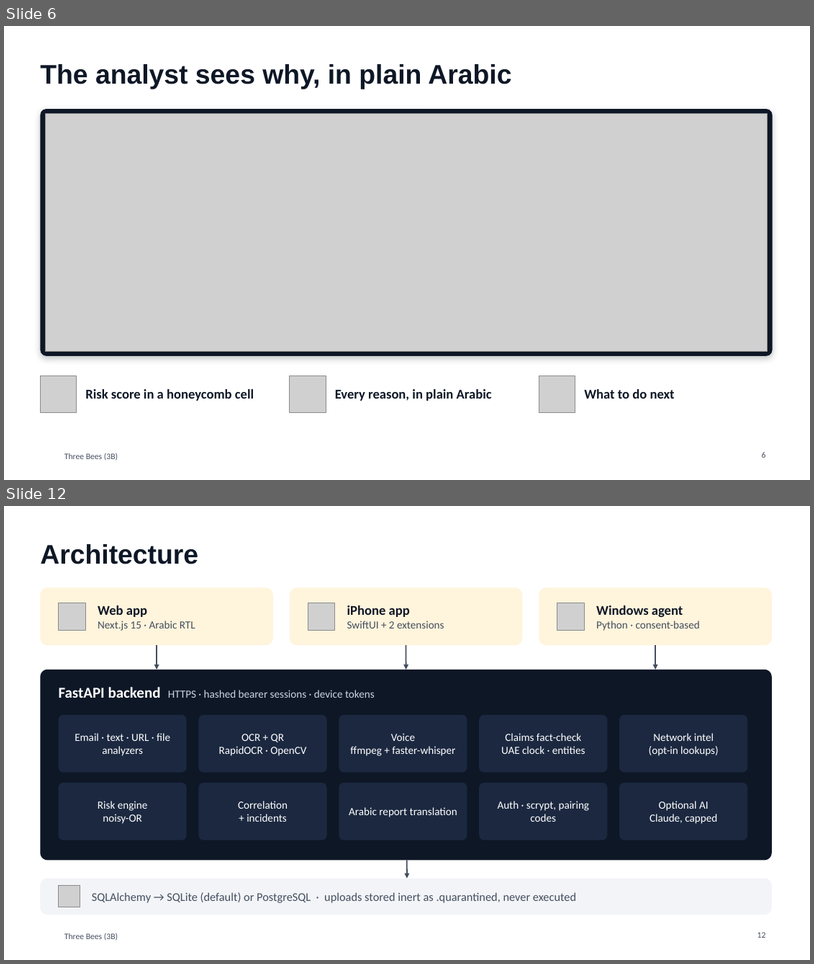
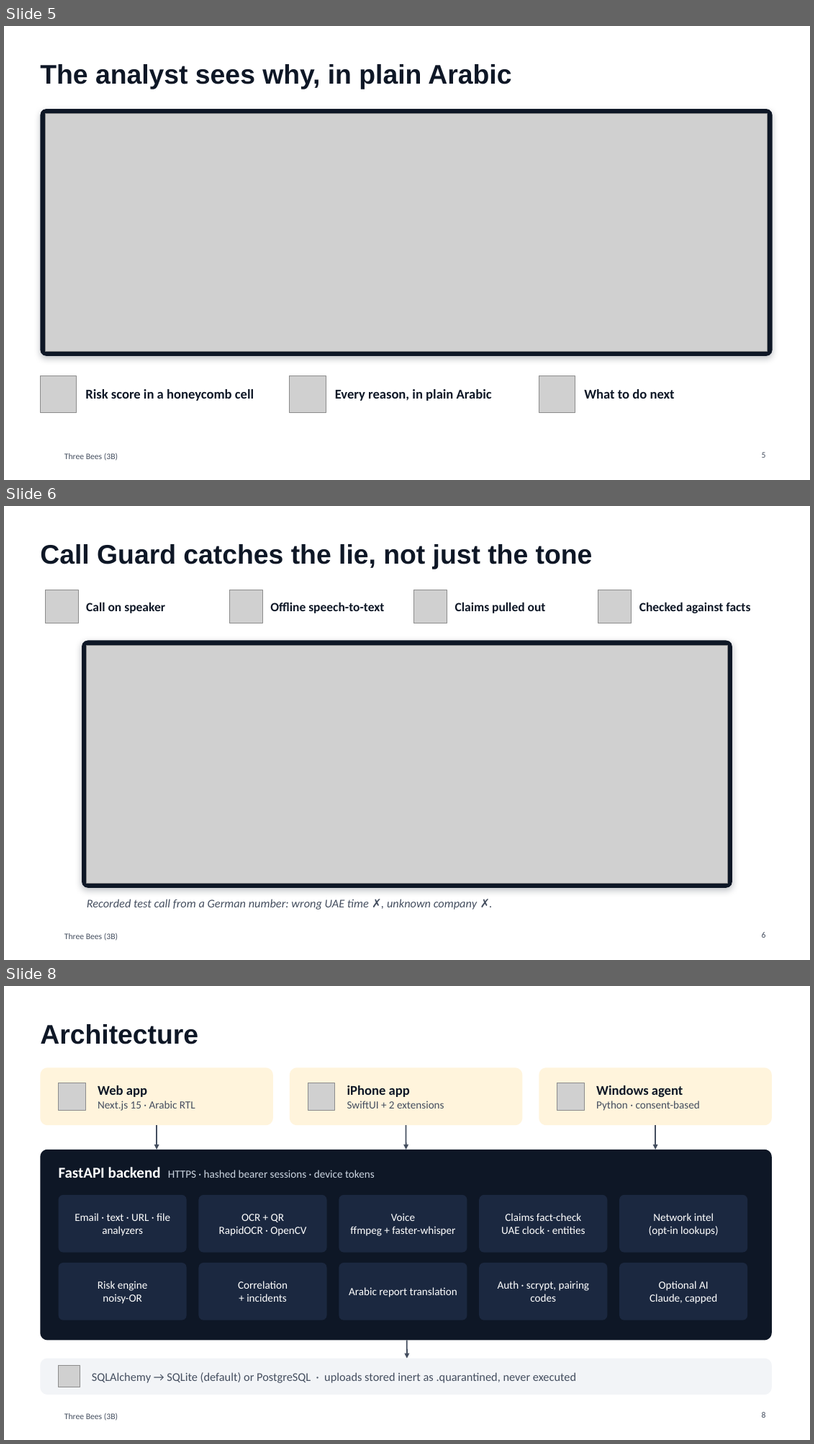
Before and after one commit to Mezx-1/three-bees, a slide deck: docs/presentation/ThreeBees_3B.pptx. Shown one above the other, each under a label of ours: slides 6 and 12 before the commit, slides 5, 6 and 8 after it; the slides between them are not shown. The pictures are 814x964 and 814x1444 pixels, drawn with LibreOffice and Linux fonts; fonts in the diff are those of the drawing; grey boxes stand for pictures; background and template pictures are left out. Boxes give left, top, right and bottom in pixels: in the first picture for what was removed or moved away, otherwise in the second. Text is boxed around its words. In the diff, an @@ line names an element or a change of style, - is before the commit and + after.

```diff
--- a/docs/presentation/ThreeBees_3B.pptx
+++ b/docs/presentation/ThreeBees_3B.pptx
@@ slide 6 added at (x1=4, y1=506, x2=810, y2=960), background #FFFFFF; not listed: 1 template element that a slide beside it also shows @@
@@ title added at (x1=40, y1=544, x2=593, y2=569), 32 pt, text #0E1726, bold @@
+Call Guard catches the lie, not just the tone
@@ picture added at (x1=45, y1=590, x2=78, y2=623) @@
@@ picture added at (x1=229, y1=590, x2=263, y2=623) @@
@@ picture added at (x1=414, y1=590, x2=448, y2=623) @@
@@ picture added at (x1=599, y1=590, x2=632, y2=623) @@
@@ text added at (x1=86, y1=602, x2=165, y2=613), 15 pt, text #0E1726, bold @@
+Call on speaker
@@ text added at (x1=270, y1=602, x2=384, y2=613), 15 pt, text #0E1726, bold @@
+Offline speech-to-text
@@ text added at (x1=455, y1=602, x2=546, y2=613), 15 pt, text #0E1726, bold @@
+Claims pulled out
@@ text added at (x1=640, y1=602, x2=751, y2=613), 15 pt, text #0E1726, bold @@
+Checked against facts
@@ rounded rectangle added at (x1=82, y1=641, x2=733, y2=888), fill #0E1726 @@
@@ picture added at (x1=87, y1=645, x2=728, y2=883) @@
@@ text added at (x1=87, y1=898, x2=477, y2=909), 14 pt, text #444E5F, italic @@
+Recorded test call from a German number: wrong UAE time ✗, unknown company ✗.
@@ page number added at (x1=762, y1=932, x2=766, y2=937), 10 pt, text #444E5F @@
+6
@@ what was slide 6 is now slide 5 @@
@@ page number at (x1=762, y1=452, x2=766, y2=457): text changed @@
-6
+5
@@ what was slide 12 is now slide 8 @@
@@ page number at (x1=762, y1=1412, x2=766, y2=1417): text changed @@
-12
+8
```
Also in this commit, not shown: 1 slide changed, 1 other slide added, 9 slides removed.
